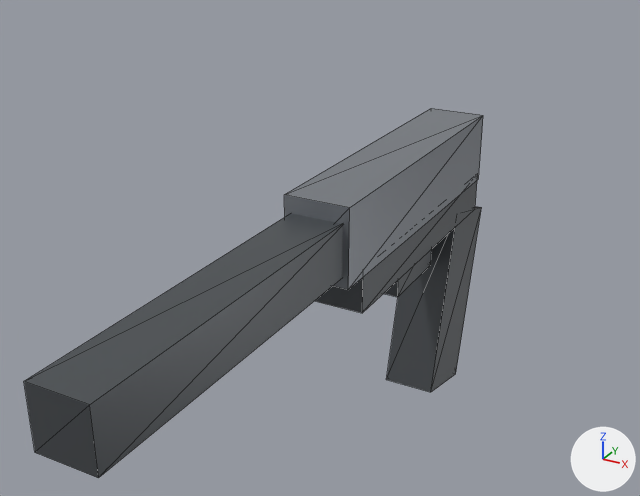
An edit to the glTF model assets/models/usp.glb, drawn before and after from the same camera.
Rendered twice from a camera (50 mm lens) standing at (0.216, -0.544, 0.214) and looking at (-0.06, -0.042, -0.037). Every picture has the same lights, and +X, +Y and +Z are marked at lower right. The older version comes first. Mesh edges are drawn as thin lines. Vertices at exactly the same position are counted once.

The first picture shows 'usp'.
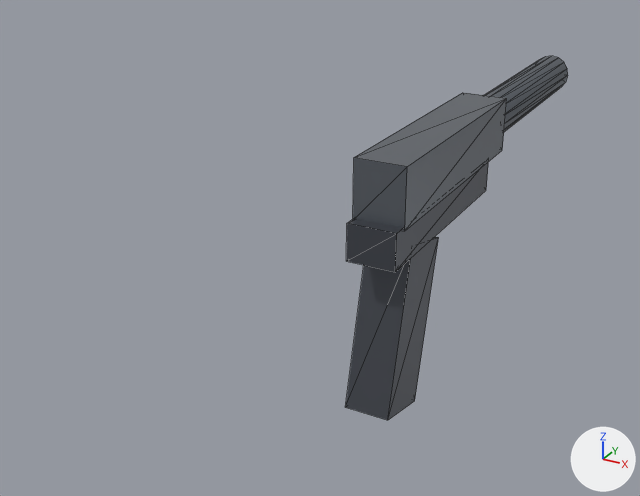
Changed parts and their boxes [x1, y1, x2, y2] in the pictures (640 x 496 px; the box of a moved part takes in the faces that stretch with it):
'usp', reshaped (51% narrower)
    before: [24, 108, 483, 478]
    after: [345, 56, 568, 420]
part 1 of me_usp_mesh, added
    after: [353, 93, 507, 231]
part 2 of me_usp_mesh, added
    after: [347, 163, 488, 272]
part 3 of me_usp_mesh, added
    after: [485, 56, 568, 132]
part 4 of me_usp_mesh, moved or reshaped
    before: [386, 206, 482, 392]
    after: [345, 237, 439, 420]
part 5 of me_usp_mesh, deleted
    before: [284, 108, 483, 290]
part 6 of me_usp_mesh, deleted
    before: [383, 249, 432, 297]
part 7 of me_usp_mesh, deleted
    before: [315, 180, 477, 313]
part 8 of me_usp_mesh, deleted
    before: [24, 213, 343, 478]

Diff of the bpy script that builds the scene:
```diff
--- a/assets/models/usp.glb.py
+++ b/assets/models/usp.glb.py
@@ me_usp_mesh @@
 # used by ob_usp; location = (0.0, 0.0, 0.0)
-me_usp_mesh.from_pydata(...)  # 40 vertices, 60 faces; spans x -0.02..0.02, y -0.35..0.073, z -0.162..0.046
+me_usp_mesh.from_pydata(...)  # 58 vertices, 100 faces; spans x -0.018..0.018, y -0.086..0.31, z -0.142..0.045
+# me_usp_mesh part 1: a new loose piece, a box spanning x -0.018..0.018, y -0.075..0.115, z 0.003..0.045, in mat_usp_mat
+# me_usp_mesh part 2: a new loose piece, a box spanning x -0.017..0.017, y -0.085..0.085, z -0.021..0.005, in mat_usp_mat
+# me_usp_mesh part 3: a new loose piece, a 16-sided cylinder along y spanning x -0.017..0.017, y 0.11..0.31, z 0.007..0.041, in mat_usp_mat
+# me_usp_mesh part 4: the loose piece of 8 vertices spanning x -0.018..0.018, y -0.013..0.073, z -0.162..-0.018 is scaled about its middle by (0.889, 0.866, 0.889), then moved by (0.0, -0.078, 0.012)
+# me_usp_mesh part 5: the loose piece of 8 vertices spanning x -0.02..0.02, y -0.155..0.055, z -0.002..0.046 is deleted
+# me_usp_mesh part 6: the loose piece of 8 vertices spanning x -0.008..0.008, y -0.059..-0.001, z -0.052..-0.024 is deleted
+# me_usp_mesh part 7: the loose piece of 8 vertices spanning x -0.019..0.019, y -0.135..0.055, z -0.026..0.002 is deleted
+# me_usp_mesh part 8: the loose piece of 8 vertices spanning x -0.016..0.016, y -0.35..-0.15, z 0.004..0.036 is deleted
 me_usp_mesh.materials.append(mat_usp_mat)
```
